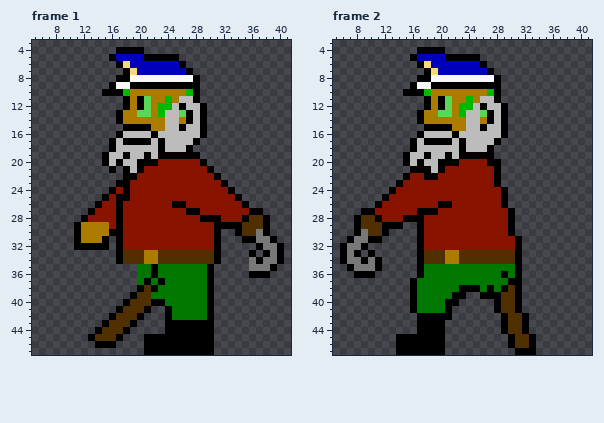
Two states of a pixel-art file, Assets/Sprites/Enemies/Zombie Sailor/zombie_sailor.aseprite. The first picture shows the starting point.
48x48 pixels, 2 frames. Shown: frame 1: x 5..41, y 3..47; frame 2: x 5..41, y 3..47.
After the commit:
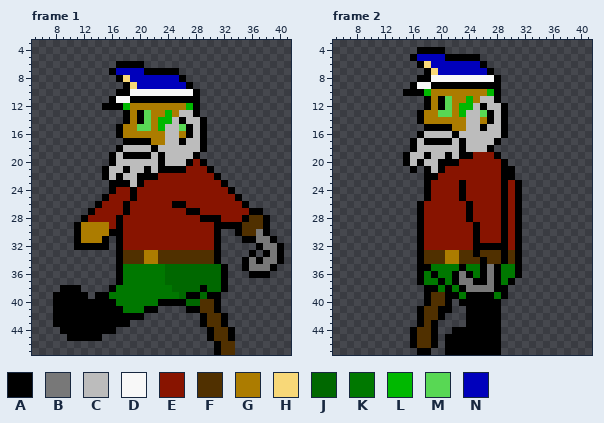
Palette (. is transparent): A #000000  B #787878  C #bcbcbc  D #f8f8f8  E #881400  F #503000  G #ac7c00  H #f8d878  J #006800  K #007800  L #00b800  M #58d854  N #0000bc
Commit: worked on the zombie animation
Edits made:
Changed rows in their new state; - is an unchanged pixel.
Frame 1:
first column x 15:
 4 --....---------
 5 -..........----
 6 ---AAA......---
 7 -ANNN-AAAAA..--
 8 ---HNNNNNNNA..-
 9 -..AHNNNNNNN-.-
10 ..-ADDDDDDDDD--
11 -ADDA-AAAAAAA--
12 AAAL-GG-GGGGLA.
13 --.A-A--GLGCCA.
14 --.A-AM-LL-AC--
15 --AGGMM-L--MA--
16 ---GGGGGG--GA--
17 -..----GG--A-CA
18 -.A----AC---CCA
19 .A--AA---CCCC--
20 .AC--CCCACCCA--
21 ACC--CACAAAA---
22 ACACCAAA-------
23 -A--CA---------
24 ---EA----------
25 --EEA----------
26 --EA-----------
27 --EA-----------
first column x 8:
34 ---------------------------A
35 ---------AKK--K-JJJJJJJJA--A
36 ---------AKK--K-JJJJJJJJA---
37 ---------AKK-K-KJJJJJJJJA---
38 -AAA----AKKKKKK--JJJJAJJA---
39 AAAAA-AAKKKKKK----JAAJ-A----
40 AAAAAAAAAKKKKKK-AAAJJFFA----
41 AAAAAAAAA-KKK-A-...AAFFA----
42 AAAAAAAA-AAA----.....AFFA---
43 AAAAAAA-AAA.----.....-FFA---
44 -AAAAA-AA..-----......-FFA--
45 --AAA-A...---.........-FFA--
46 ------...----..........AFF--
47 -------------..........AFF--
Frame 2:
first column x 6:
19 -------------------EEEA-----
20 ---------------------EEA----
21 -----------.----------EAA---
22 ---------...----------EAA---
23 --------....A----A----EAEA--
24 -------.....A----A------EA--
25 ------......A----A------EA--
26 -----......A--EE--A-----EA--
27 ---........-EE----A----AEA--
28 --.........-------A----AEA--
29 --.......----------A---AEA--
30 --.....------------A---AEA--
31 -.....-------------A---A----
32 ....---------------AAAAA----
33 ...-.--------------A---A----
34 ......--------------A--A----
35 -.....------A----A--ABA-----
36 --...--------A--ABA-ABAK----
37 ----------.A--A-ABBAABA--.--
38 ----------..AA-A--BBBBA-..--
39 ----------..AFFA-KAA--KA..--
40 ----------..AFF-.AAAAA-...--
41 ----------.AFFA---AAAA-...--
42 ------------FF-.--AAAAA....-
43 ------------F-.---AAAAA....-
44 ----------AFF-.-AAAAAAA....-
45 --------..-FF-.AAAAAAAA-....
46 --------..-FF-.AAAAAAAA-....
47 --------...--..AAAAAAAA--...
